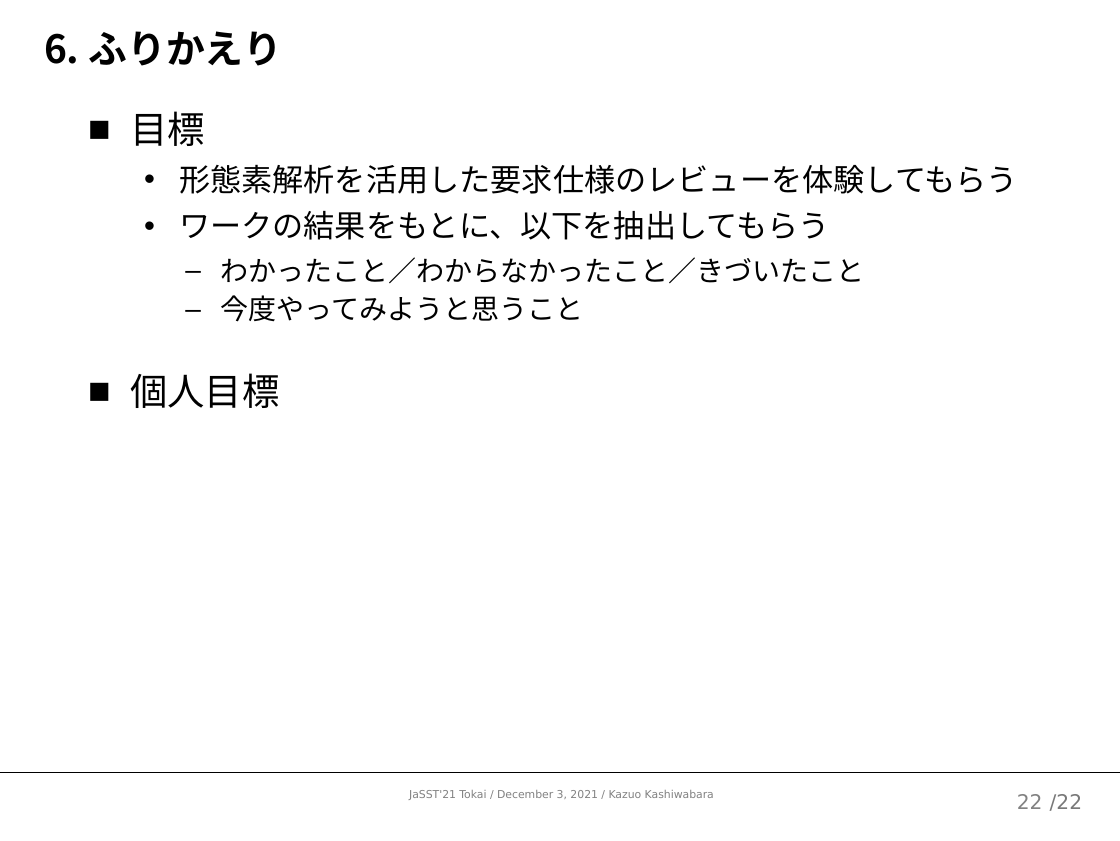
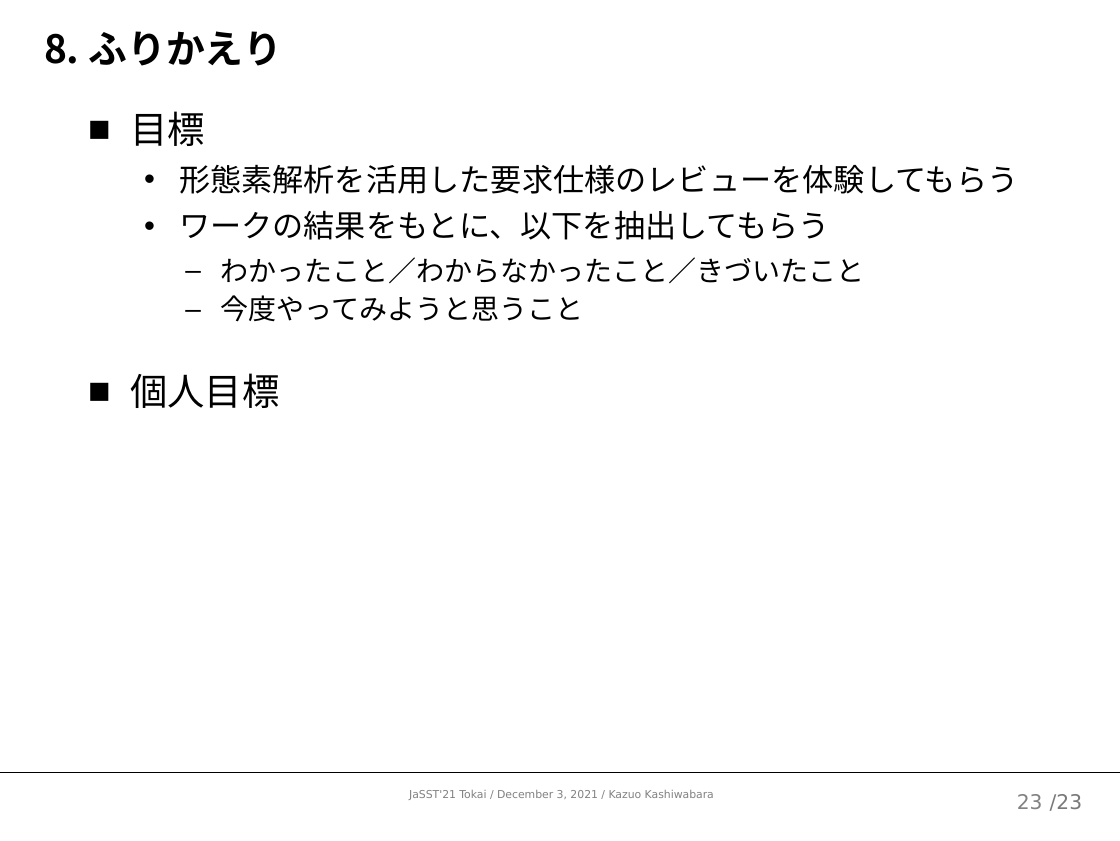
Before and after one commit to kazuo-reve/Work_MorphologicalBasedReview, a slide deck: slide 24 of 形態素ベースドレビューワークショップ.pptx (slide 23 before the commit). Drawn at 1120x841 pixels with LibreOffice and Linux fonts; fonts in the diff are those of the drawing. Boxes give left, top, right and bottom in pixels: in the first picture for what was removed or moved away, otherwise in the second. Text is boxed around its words. In the diff, an @@ line names an element or a change of style, - is before the commit and + after.

```diff
--- a/形態素ベースドレビューワークショップ.pptx
+++ b/形態素ベースドレビューワークショップ.pptx
@@ title at (44,31,282,66): text changed @@
-6. ふりかえり
+8. ふりかえり
@@ page number at (1017,794,1043,809): text changed @@
-22
+23
@@ text at (1050,794,1082,811): text changed @@
-/22
+/23
```
Also in this commit, not shown: 21 other slides changed, 1 slide added.
